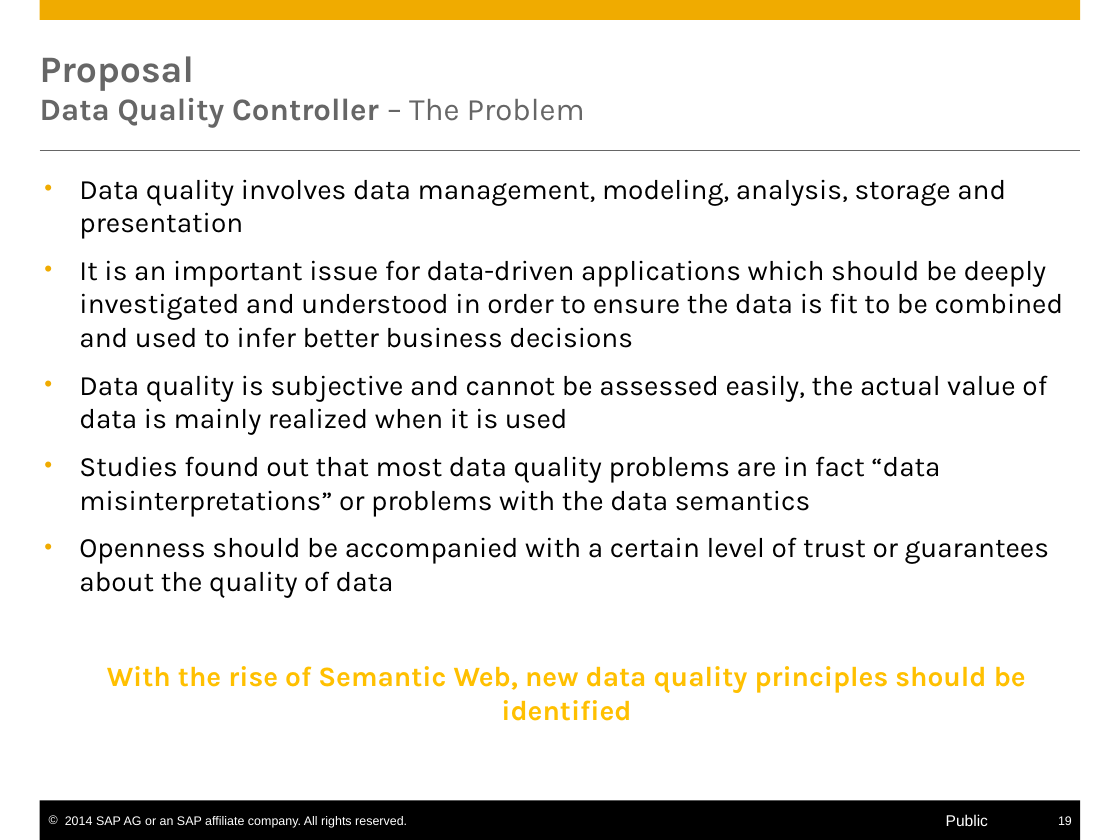
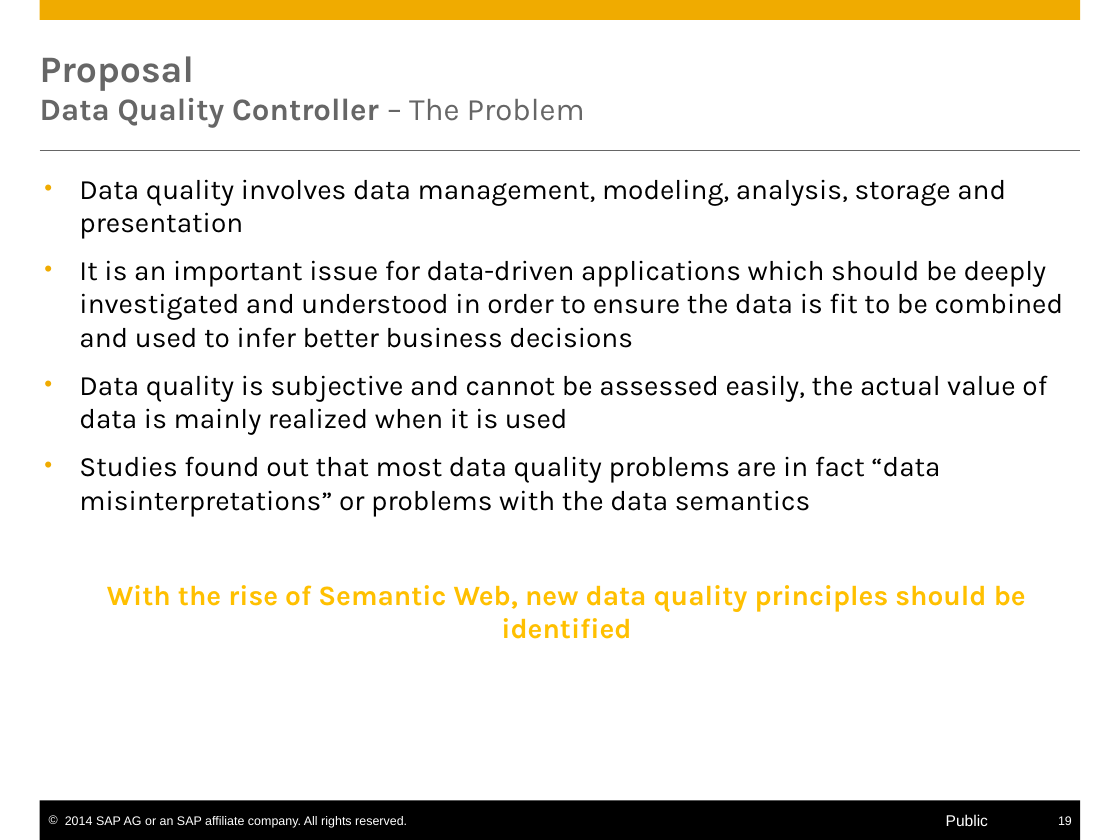
Before and after one commit to S-c-H-i-Z-o/PhD, a slide deck: slide 19 of Progress Reports CIFRE & Workplans/PhD Interim Report/presentation/Self-Service Data Provisioning through Semantic Enrichment of Data - Updated.pptx. Drawn at 1120x840 pixels with LibreOffice and Linux fonts; fonts in the diff are those of the drawing. Boxes give left, top, right and bottom in pixels: in the first picture for what was removed or moved away, otherwise in the second. Text is boxed around its words. In the diff, an @@ line names an element or a change of style, - is before the commit and + after.

```diff
--- a/Progress Reports CIFRE & Workplans/PhD Interim Report/presentation/Self-Service Data Provisioning through Semantic Enrichment of Data - Updated.pptx
+++ b/Progress Reports CIFRE & Workplans/PhD Interim Report/presentation/Self-Service Data Provisioning through Semantic Enrichment of Data - Updated.pptx
@@ text at (79,537,1050,597): paragraph removed @@
-• Openness should be accompanied with a certain level of trust or guarantees about the quality of data
```
Also in this commit, not shown: 6 other slides changed, 20 other files.
